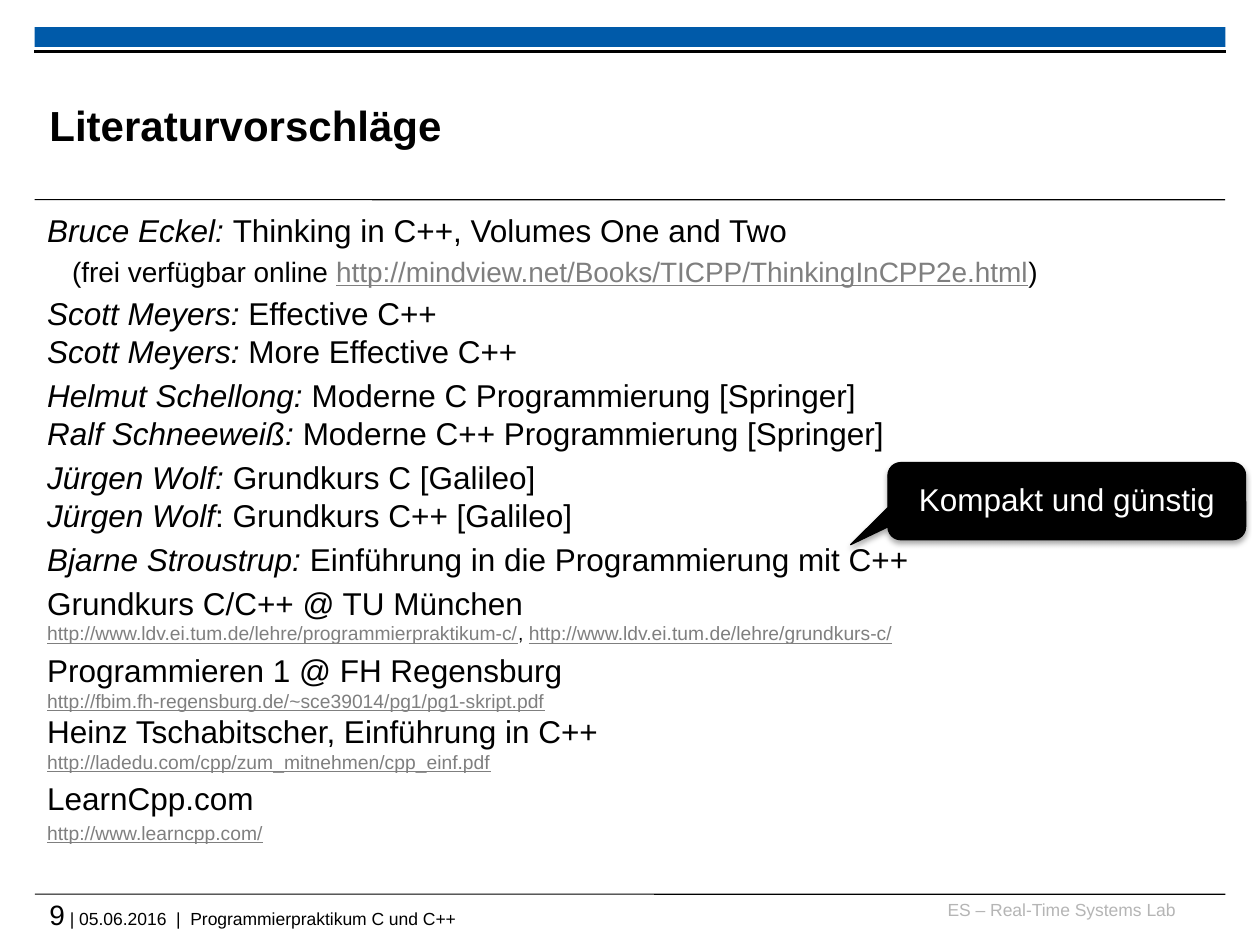
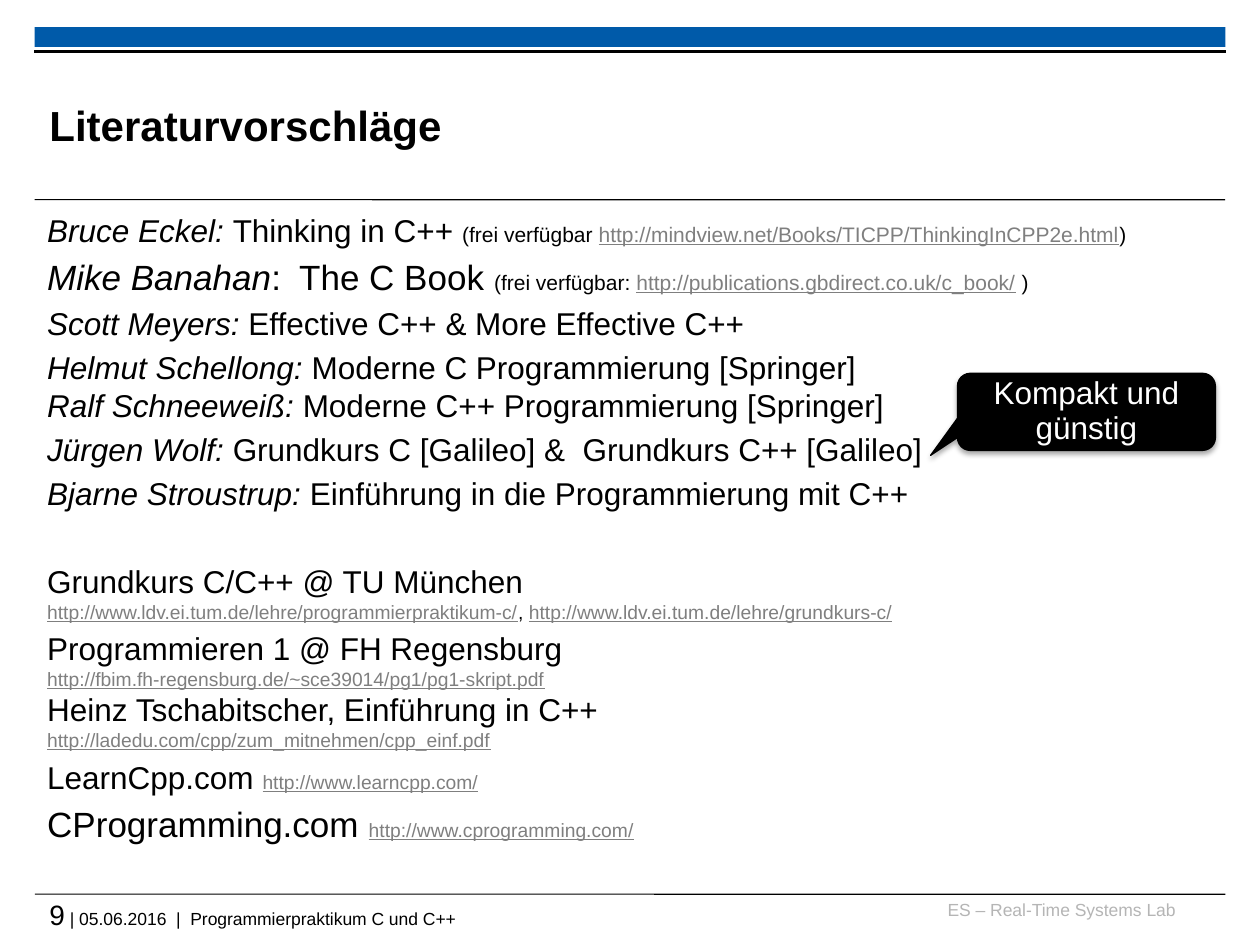
Before and after one commit to h82k/tud-cppp, a slide deck: slide 9 of cppp_lecture.pptx. Drawn at 1260x945 pixels with LibreOffice and Linux fonts; fonts in the diff are those of the drawing; background and template pictures are left out. Boxes give left, top, right and bottom in pixels: in the first picture for what was removed or moved away, otherwise in the second. Text is boxed around its words. In the diff, an @@ line names an element or a change of style, - is before the commit and + after.

Commit message:
Update references

```diff
--- a/cppp_lecture.pptx
+++ b/cppp_lecture.pptx
@@ text at [47,219,1127,341]: text changed; size 18 to 12 pt @@
-Bruce Eckel: Thinking in C++, Volumes One and Two
-  (frei verfügbar online http://mindview.net/Books/TICPP/ThinkingInCPP2e.html)
-Scott Meyers: Effective C++
-Scott Meyers: More Effective C++
+Bruce Eckel: Thinking in C++ (frei verfügbar http://mindview.net/Books/TICPP/ThinkingInCPP2e.html)
+Mike Banahan: The C Book (frei verfügbar: http://publications.gbdirect.co.uk/c_book/ )
+Scott Meyers: Effective C++ & More Effective C++
@@ rounded speech box "Kompakt und günstig": place and size @@
-rounded speech box "Kompakt und günstig" at [888,462,1246,539]
+rounded speech box "Kompakt und günstig" at [958,373,1216,450]
@@ text at [47,438,921,467]: text changed @@
-Jürgen Wolf: Grundkurs C [Galileo]
-Jürgen Wolf: Grundkurs C++ [Galileo]
+Jürgen Wolf: Grundkurs C [Galileo] & Grundkurs C++ [Galileo]
@@ text at [47,767,634,844]: text changed @@
-LearnCpp.com
-http://www.learncpp.com/
+LearnCpp.com http://www.learncpp.com/
+CProgramming.com http://www.cprogramming.com/
```
